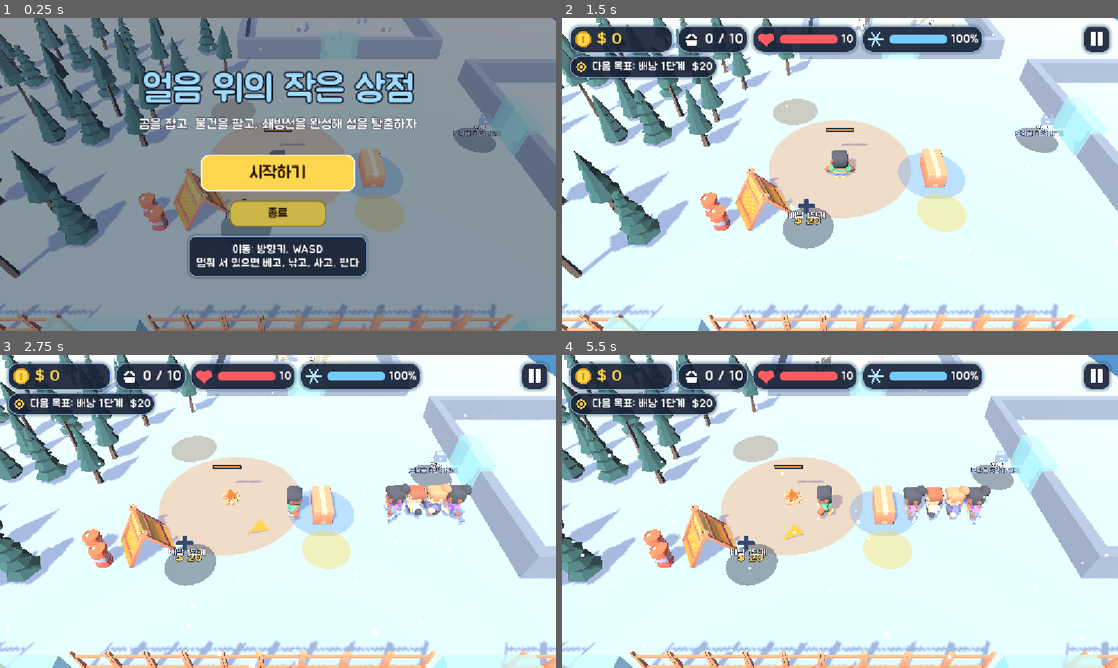
Above: before the commit, frames 1-4 (two rows, left to right).
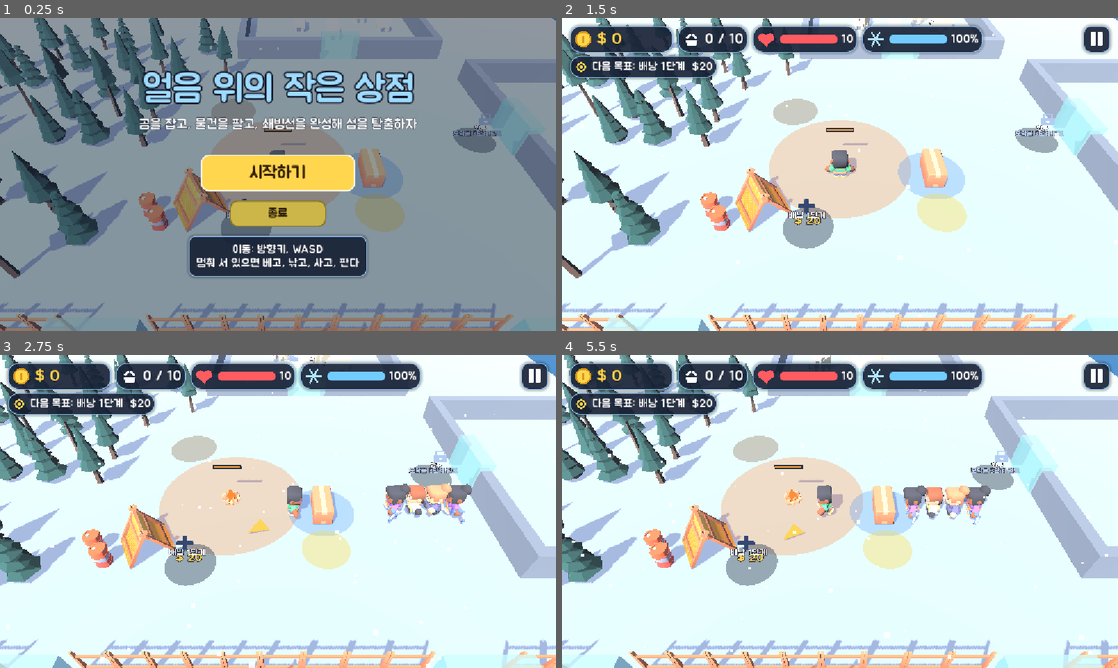
Above: after the commit, the same moments.

Repository: kimpro4214/FrostCamp
Game: Godot game, scene res://frost_camp/scenes/main.tscn
Same seed, same stepped clock (60 frames per second), same inputs: the game is played once before the commit and once after it.
Inputs (mouse positions are in pixels of both pictures, inside the frame that each line leads up to):
- Up to frame 1 (0.25 s): no input
- Up to frame 2 (1.5 s): click "시작하기" at 0.5 s; click "건너뛰기" at 1.25 s
- Up to frame 3 (2.75 s): tap Enter (ui_accept) at 2, 2.27 s; move the mouse to (400, 495) at 2.02 s; hold D from 2.03 s (still down); tap 1 at 2.1 s; click (400, 495) at 2.17 s
- Up to frame 4 (5.5 s): release D at 2.75 s; drag from (728, 527) to (812, 574) at 2.77 s; move the mouse to (895, 442) at 3.52 s; hold D 3.53-4.25 s; tap 3 at 3.6 s; drag from (812, 574) to (673, 464) at 4.27 s; move the mouse to (1006, 558) at 5.02 s; hold A from 5.03 s (still down); tap 2 at 5.1 s; tap Enter (ui_accept) at 5.27 s

The runs differ from the first frame. In frame 1, 0.6% of the frame differs, in the area x 0-89%, y 1-100%; in frame 2, 1.9%, in the area x 0-100%, y 0-100%; in frame 3, 1.8%; in frame 4, 1.8%.

Commit message:
feat: 프로스트 캠프 그래픽 품질 보통/낮음과 느릴 때 저절로 낮추는 기능 추가

Diff:
--- /dev/null
+++ b/frost_camp/scenes/graphics.gd
@@ -0,0 +1,88 @@
+extends Node
+## 그래픽 품질. "낮음"은 그림자를 가까이(20m)만 작은 그림자 맵으로 그리고, 눈을 줄이고, 3D 해상도를 낮춘다.
+## (이 렌더러에서는 그림자를 아예 끄면 화면이 회색으로 어두워져서 끄지 않는다.)
+## 고른 적이 없으면, 게임이 흐르기 시작하고 잠시 뒤 프레임을 재서 낮으면 저절로 "낮음"으로 바꾼다.
+## 고른 값(또는 저절로 바뀐 값)은 user://에 남아 다음 판에도 쓴다.
+
+signal changed(low: bool)
+## 프레임이 낮아 저절로 "낮음"으로 바꿨다
+signal auto_lowered
+
+const PATH := "user://frost_settings.json"
+## 시작하고 이만큼 지난 뒤부터 CHECK_TIME초 동안 프레임을 잰다
+const CHECK_DELAY := 3.0
+const CHECK_TIME := 5.0
+## 평균 프레임이 이보다 낮으면 "낮음"으로 바꾼다
+const LOW_FPS := 40.0
+const SNOW_AMOUNT := 400
+const LOW_SNOW_AMOUNT := 120
+const LOW_3D_SCALE := 0.75
+const SHADOW_DISTANCE := 40.0
+const LOW_SHADOW_DISTANCE := 20.0
+const SHADOW_MAP := 2048
+const LOW_SHADOW_MAP := 1024
+
+var low := false
+var _main: Node3D
+## 사람이 고른 적이 있거나 이미 한 번 쟀으면 true(다시 재지 않는다)
+var _decided := false
+var _wait := 0.0
+var _frames := 0
+var _check_start := 0
+
+
+func setup(main: Node3D) -> void:
+	_main = main
+	var saved := _read()
+	_decided = saved.get("decided", false)
+	_apply(saved.get("low", false))
+
+
+func set_low(value: bool) -> void:
+	_decided = true
+	_apply(value)
+	_write()
+
+
+func _apply(value: bool) -> void:
+	low = value
+	var sun: DirectionalLight3D = _main.get_node("Sun")
+	sun.directional_shadow_max_distance = LOW_SHADOW_DISTANCE if low else SHADOW_DISTANCE
+	RenderingServer.directional_shadow_atlas_set_size(LOW_SHADOW_MAP if low else SHADOW_MAP, true)
+	var snow: CPUParticles3D = _main.get_node("Snow")
+	snow.amount = LOW_SNOW_AMOUNT if low else SNOW_AMOUNT
+	_main.get_viewport().scaling_3d_scale = LOW_3D_SCALE if low else 1.0
+	changed.emit(low)
+
+
+func _process(delta: float) -> void:
+	if _decided or not _main.started or get_tree().paused:
+		return
+	_wait += delta
+	if _wait < CHECK_DELAY:
+		return
+	if _frames == 0:
+		_check_start = Time.get_ticks_msec()
+	_frames += 1
+	var elapsed := (Time.get_ticks_msec() - _check_start) / 1000.0
+	if elapsed < CHECK_TIME:
+		return
+	_decided = true
+	if _frames / elapsed < LOW_FPS:
+		_apply(true)
+		auto_lowered.emit()
+	_write()
+
+
+func _read() -> Dictionary:
+	if not FileAccess.file_exists(PATH):
+		return {}
+	var file := FileAccess.open(PATH, FileAccess.READ)
+	var data: Variant = JSON.parse_string(file.get_as_text()) if file else null
+	return data if data is Dictionary else {}
+
+
+func _write() -> void:
+	var file := FileAccess.open(PATH, FileAccess.WRITE)
+	if file:
+		file.store_string(JSON.stringify({"low": low, "decided": _decided}))
--- a/frost_camp/scenes/main.gd
+++ b/frost_camp/scenes/main.gd
@@ -16,6 +16,7 @@
 const FishingView := preload("res://frost_camp/scenes/fishing_view.gd")
 const GunView := preload("res://frost_camp/scenes/gun_view.gd")
 const Title := preload("res://frost_camp/ui/title.gd")
+const Graphics := preload("res://frost_camp/scenes/graphics.gd")
 const Tutorial := preload("res://frost_camp/ui/tutorial.gd")
 const PauseMenu := preload("res://frost_camp/ui/pause_menu.gd")
 const Music := preload("res://frost_camp/scenes/music.gd")
@@ -190,8 +191,13 @@
 	sim.boss_raid.shot.connect(func(_f: Vector2, _t: Vector2, weapon: String) -> void:
 		if weapon != "merc":
 			_sfx.play("shoot"))
+	var graphics := Graphics.new()
+	add_child(graphics)
+	graphics.setup(self)
+	graphics.auto_lowered.connect(func() -> void: _hud.show_toast("화면이 느려 그래픽을 낮췄다"))
 	_pause = PauseMenu.new()
 	add_child(_pause)
+	_pause.setup_graphics(graphics)
 	_pause.opened.connect(_save)
 	_show_title()
 
--- a/frost_camp/ui/pause_menu.gd
+++ b/frost_camp/ui/pause_menu.gd
@@ -1,6 +1,6 @@
 extends CanvasLayer
 ## 게임 중 오른쪽 위 일시정지 버튼(또는 Esc). 누르면 게임이 멈추고 패널이 뜬다: 계속하기, 처음으로, 종료.
-## 웹에서는 창을 닫을 수 없으니 종료 버튼을 숨긴다.
+## 웹에서는 창을 닫을 수 없으니 종료 버튼을 숨긴다. "그래픽" 버튼으로 보통/낮음을 바꾼다.
 
 ## 메뉴가 열렸다(main이 이때 저장한다)
 signal opened
@@ -10,6 +10,7 @@
 
 var _button: Button
 var _overlay: Control
+var _graphics_button: Button
 
 
 func _ready() -> void:
@@ -85,6 +86,9 @@
 	title.horizontal_alignment = HORIZONTAL_ALIGNMENT_CENTER
 	box.add_child(title)
 	box.add_child(_menu_button("계속하기", "Resume", close))
+	_graphics_button = _menu_button("그래픽: 보통", "Graphics", func() -> void: pass)
+	_graphics_button.visible = false
+	box.add_child(_graphics_button)
 	box.add_child(_menu_button("처음으로", "Restart", func() -> void:
 		get_tree().paused = false
 		get_tree().reload_current_scene()))
@@ -100,3 +104,12 @@
 	UiStyle.style_button(button, 30)
 	button.pressed.connect(action)
 	return button
+
+
+## 그래픽 품질 버튼을 잇는다(누를 때마다 보통 ↔ 낮음).
+func setup_graphics(graphics: Node) -> void:
+	_graphics_button.visible = true
+	var update_text := func(low: bool) -> void: _graphics_button.text = "그래픽: 낮음" if low else "그래픽: 보통"
+	update_text.call(graphics.low)
+	graphics.changed.connect(update_text)
+	_graphics_button.pressed.connect(func() -> void: graphics.set_low(not graphics.low))
Not shown, added: frost_camp/scenes/graphics.gd.uid
